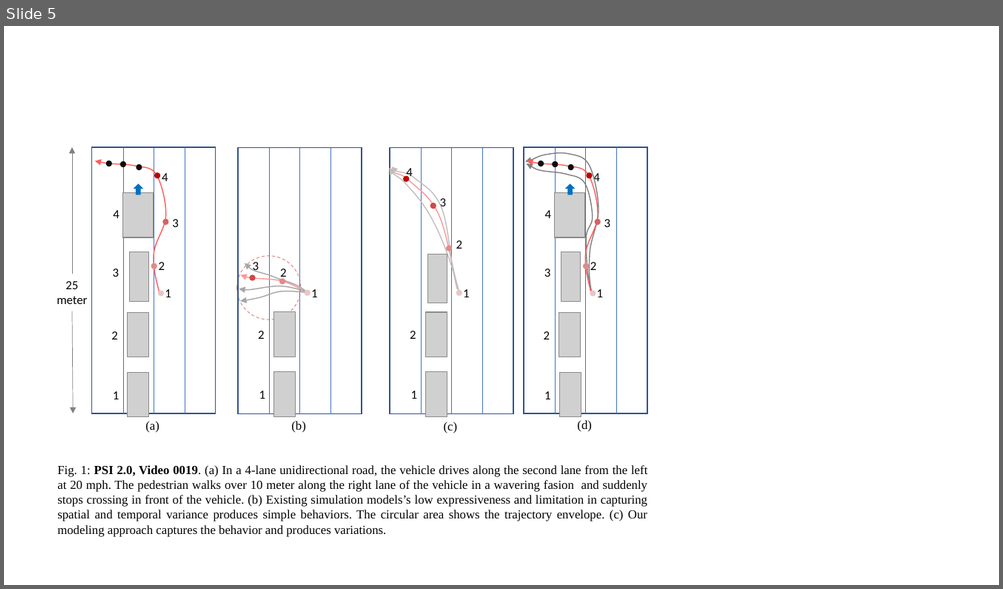
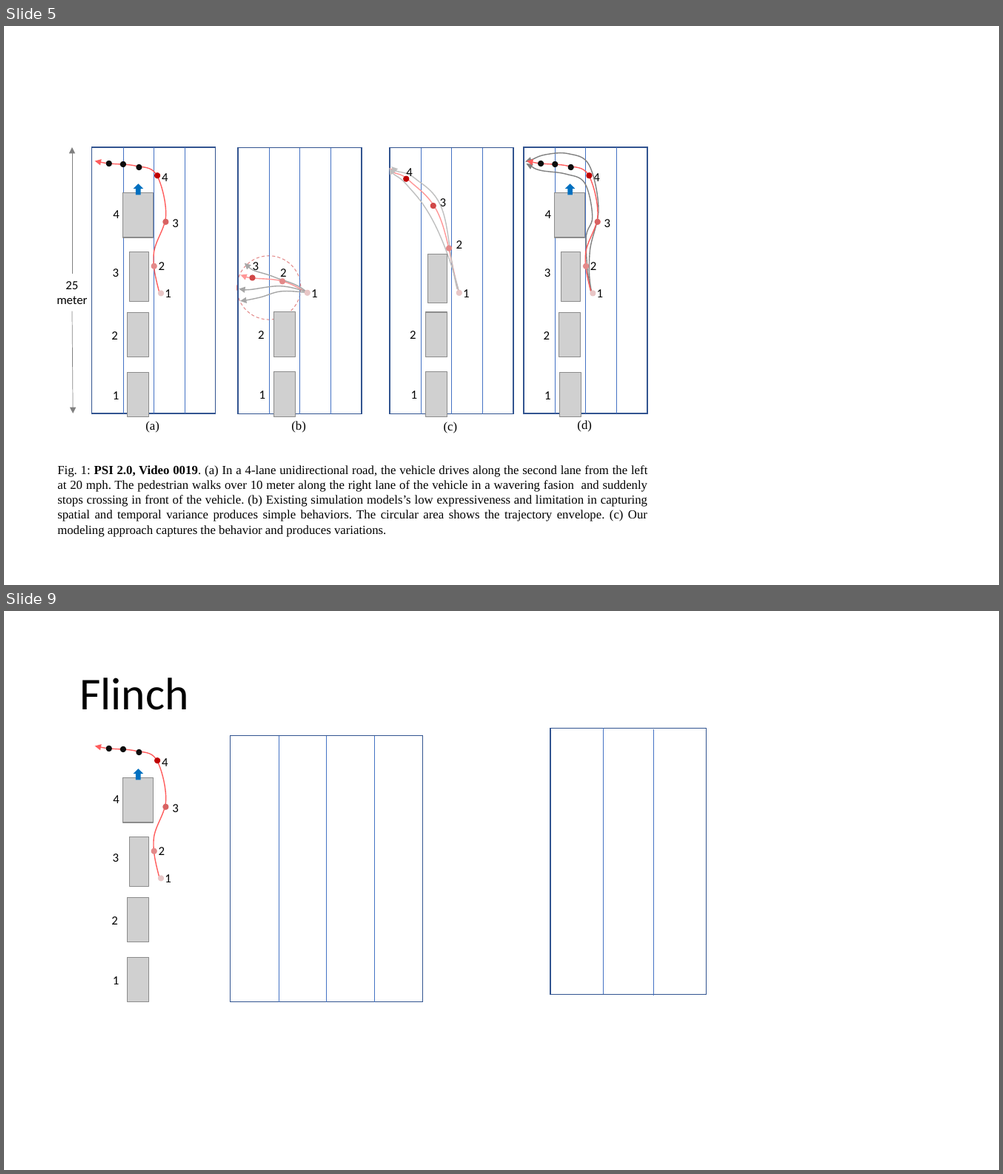
Before and after one commit to adhocmaster/carla-jaywalker-experiments, a slide deck: docs/NavPath.pptx. Shown one above the other, each under a label of ours: slide 5 before the commit, slides 5 and 9 after it; the slides between them are not shown. The pictures are 1003x589 and 1003x1174 pixels, drawn with LibreOffice and Linux fonts; fonts in the diff are those of the drawing; grey boxes stand for pictures. Boxes give left, top, right and bottom in pixels: in the first picture for what was removed or moved away, otherwise in the second. Text is boxed around its words. In the diff, an @@ line names an element or a change of style, - is before the commit and + after.

```diff
--- a/docs/NavPath.pptx
+++ b/docs/NavPath.pptx
@@ slide 9 added at [4,611,999,1170], background #FFFFFF @@
@@ title added at [79,678,188,710], 44 pt, text #000000 @@
+Flinch
@@ group added at [230,735,423,1002]: 3 lines, 1 rectangle @@
@@ rectangle added at [550,728,706,994], outline #325491 1 pt @@
@@ line added from (603, 728) to (603, 994), #4472C4 0.5 pt @@
@@ line added from (654, 729) to (654, 995), #4472C4 0.5 pt @@
@@ freeform shape added at [95,746,166,878], outline #FF5D5D 1 pt @@
@@ ellipse added at [106,745,112,752], fill #0D0D0D @@
@@ ellipse added at [120,746,126,752], fill #0D0D0D @@
@@ ellipse added at [136,749,142,755], fill #0D0D0D @@
@@ ellipse added at [154,758,160,764], fill #C00000 @@
@@ text added at [162,758,168,766], 12 pt, text #000000 @@
+4
@@ picture added at [122,778,153,823] @@
@@ right arrow added at [133,769,143,780], fill #0070C0 @@
@@ text added at [113,795,119,803], 12 pt, text #000000 @@
+4
@@ ellipse added at [163,804,169,810], fill #D86262 @@
@@ text added at [172,804,178,812], 12 pt, text #000000 @@
+3
@@ text added at [113,854,119,862], 12 pt, text #000000 @@
+3
@@ picture added at [129,837,149,886] @@
@@ ellipse added at [151,849,157,854], fill #E38989 @@
@@ text added at [159,847,165,855], 12 pt, text #000000 @@
+2
@@ ellipse added at [158,875,164,881], fill #E8C6C6 @@
@@ text added at [165,874,170,883], 12 pt, text #000000 @@
+1
@@ picture added at [127,898,149,943] @@
@@ text added at [111,917,117,925], 12 pt, text #000000 @@
+2
@@ picture added at [127,958,149,1002] @@
@@ text added at [113,977,119,985], 12 pt, text #000000 @@
+1
```
Also in this commit, not shown: 6 other slides added, 8 other files.
